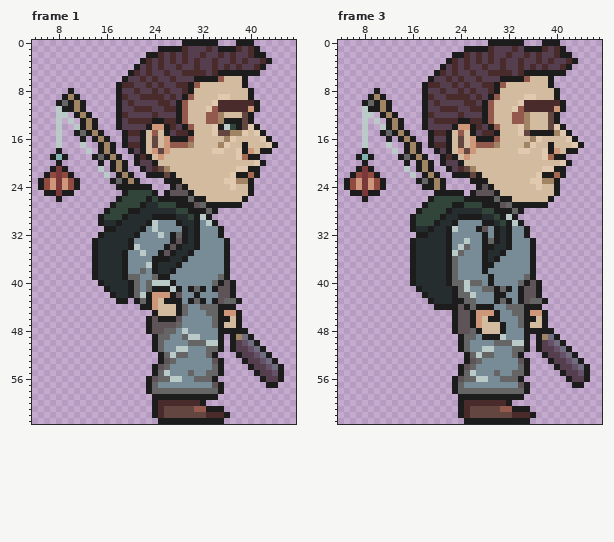
Pixel-art file, stored at Nemefish/Assets/Art/PC_SPRITES/PC_IDLE_NEUTRAL_W_ROD.aseprite. Above is the file before it was changed.
64x64 pixels, 12 frames. Shown: frame 1: x 4..47, y 0..63; frame 3: x 4..47, y 0..63. The commit also changed other frames, which this record leaves out.
And afterwards:
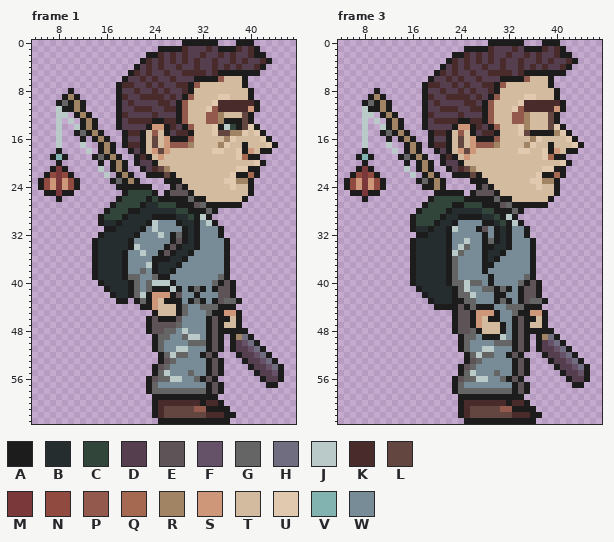
Palette (. is transparent): A #1c1c1c  B #262d2f  C #32453b  D #553e4d  E #5e5356  F #655269  G #656565  H #6f6d7f  J #b9cac9  K #492b2b  L #644640  M #7b383a  N #904a40  P #93594d  Q #a56850  R #a18463  S #cf9779  T #d3bba0  U #e0c9af  V #83b3b0  W #778c96
What changed:
Frame 1:
y 45: x 34 G -> A
y 46..47: x 33..34 WG -> AE
y 48..49: x 33..34 WW -> AE
y 50: x 33..34 JJ -> AE
y 51: x 33..34 GG -> AE
y 52: x 32..33 WG -> AE
y 53: x 33 W -> A
y 54: x 33..34 WG -> AE
y 55: x 33..34 GG -> AE
y 56: x 32..33 GG -> AE
y 57: x 33 W -> A
y 58: x 33..34 GG -> AE
y 60: x 33..35 ... -> KKA
y 61: x 36 . -> A
y 62: x 37 . -> A
y 63: x 36 . -> A
Frame 3: the same change as frame 1
